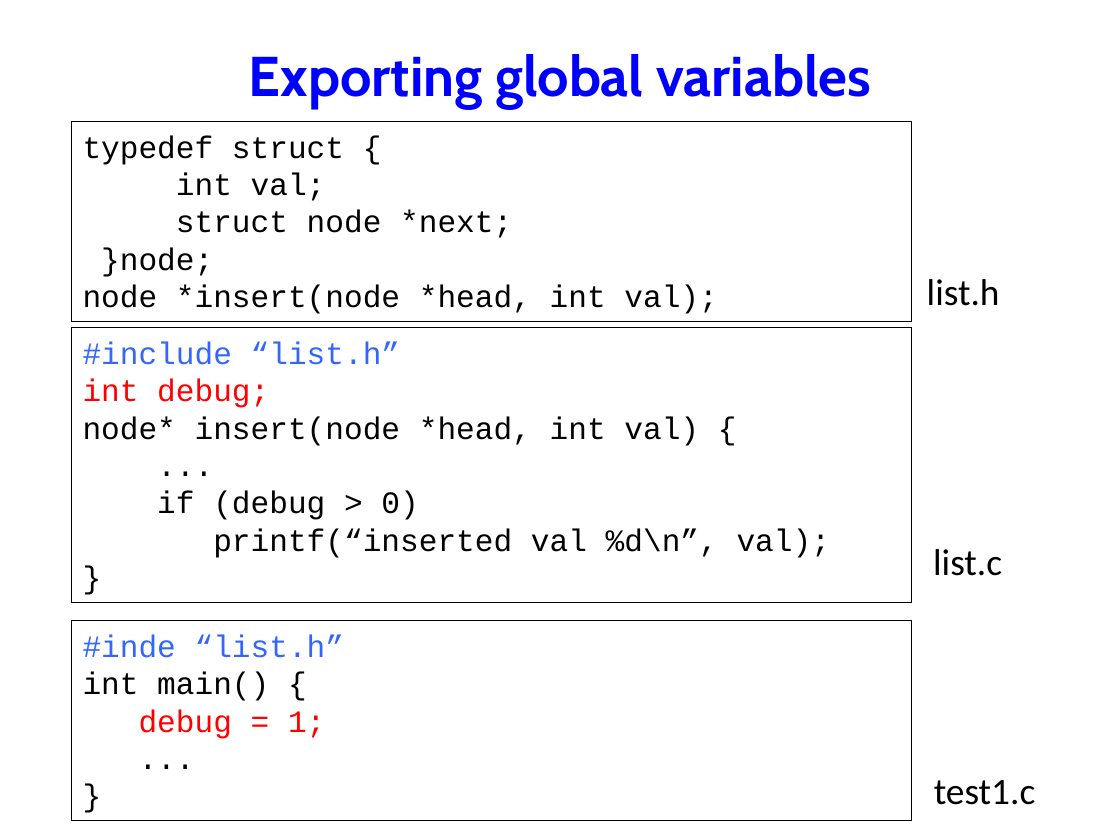
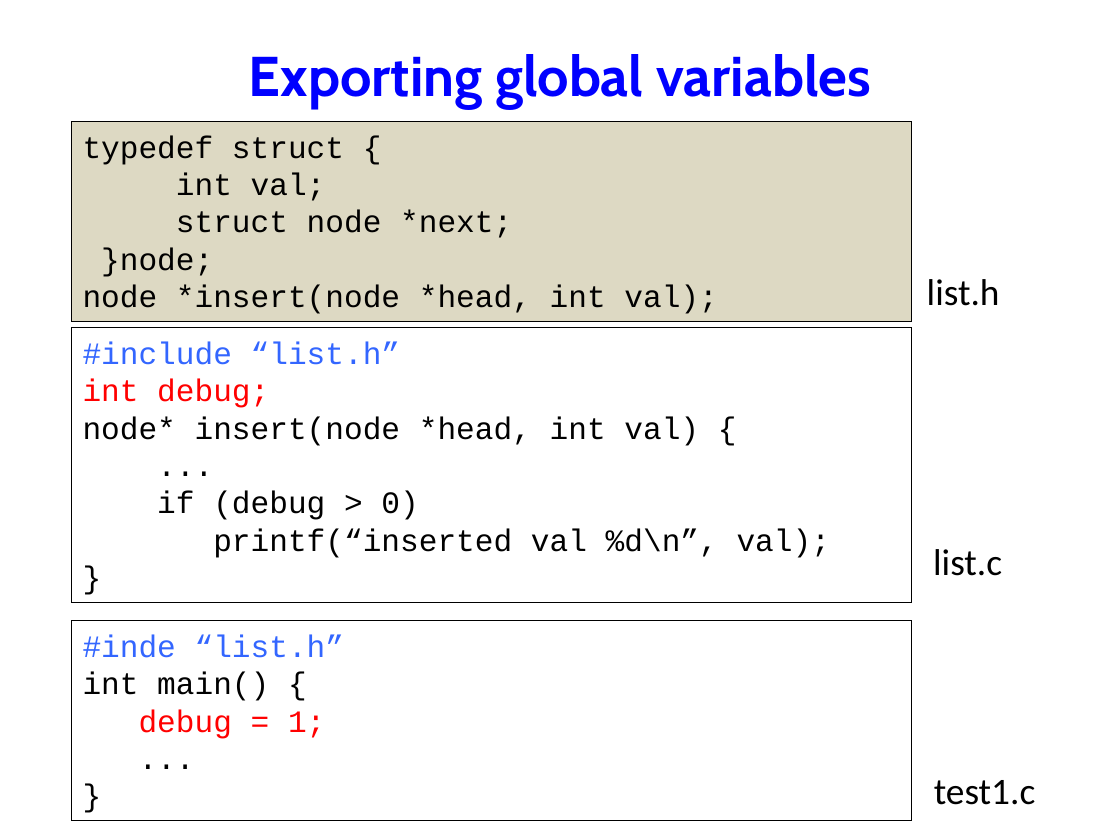
Before and after one commit to NYU-CSO/nyu-cso.github.io, a slide deck: slide 8 of notes/07-largec-io.pptx (slide 6 before the commit). Drawn at 1120x840 pixels with LibreOffice and Linux fonts; fonts in the diff are those of the drawing. Boxes give left, top, right and bottom in pixels: in the first picture for what was removed or moved away, otherwise in the second. Text is boxed around its words. In the diff, an @@ line names an element or a change of style, - is before the commit and + after.

```diff
--- a/notes/07-largec-io.pptx
+++ b/notes/07-largec-io.pptx
@@ rectangle "typedef struct {" at bbox=[72, 121, 912, 320]: fill none to #DDD9C3 @@
```
Also in this commit, not shown: 5 other slides changed, 2 slides added, 2 other files.
